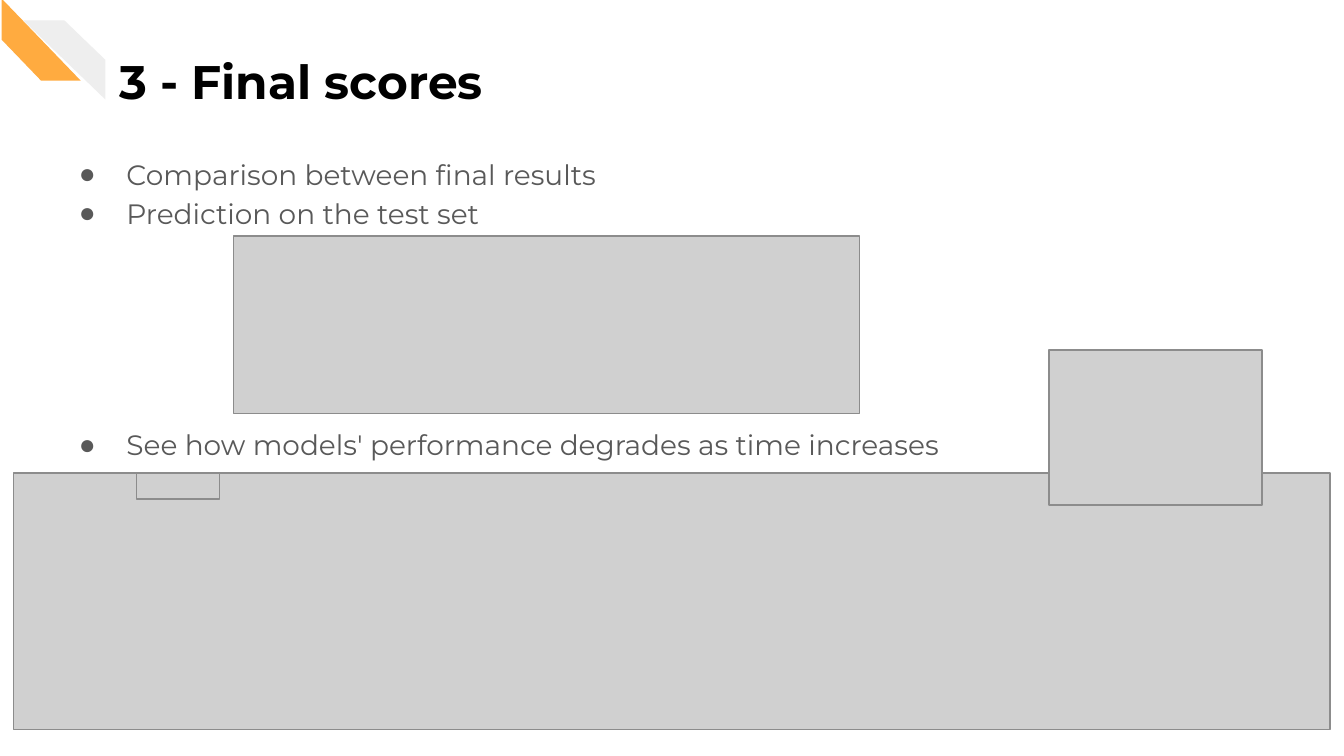
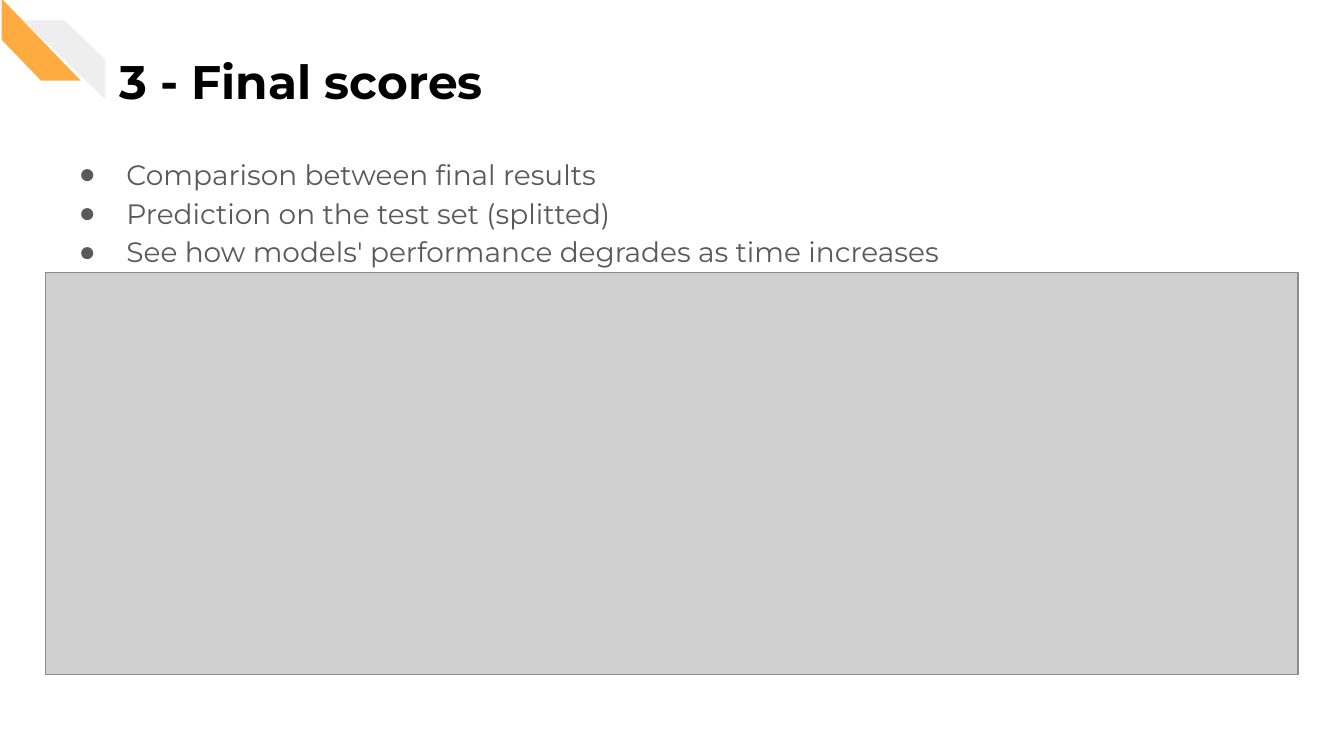
Before and after one commit to CorsiDanilo/bitcoin-price-prediction-with-pyspark, a slide deck: slide 22 of presentation/presentation.pptx. Drawn at 1344x756 pixels with LibreOffice and Linux fonts; fonts in the diff are those of the drawing; grey boxes stand for pictures. Boxes give left, top, right and bottom in pixels: in the first picture for what was removed or moved away, otherwise in the second. Text is boxed around its words. In the diff, an @@ line names an element or a change of style, - is before the commit and + after.

Commit message:
Updating presentation

```diff
--- a/presentation/presentation.pptx
+++ b/presentation/presentation.pptx
@@ text at bbox=[126, 203, 610, 230]: text changed @@
-● Prediction on the test set
+● Prediction on the test set (splitted)
@@ picture removed at bbox=[234, 237, 860, 414] @@
@@ picture added at bbox=[46, 273, 1298, 675] @@
@@ picture removed at bbox=[1050, 349, 1263, 504] @@
@@ picture removed at bbox=[13, 473, 1329, 730] @@
@@ picture removed at bbox=[137, 473, 220, 499] @@
```
Also in this commit, not shown: 12 other slides changed, 3 slides added, 9 other files.
